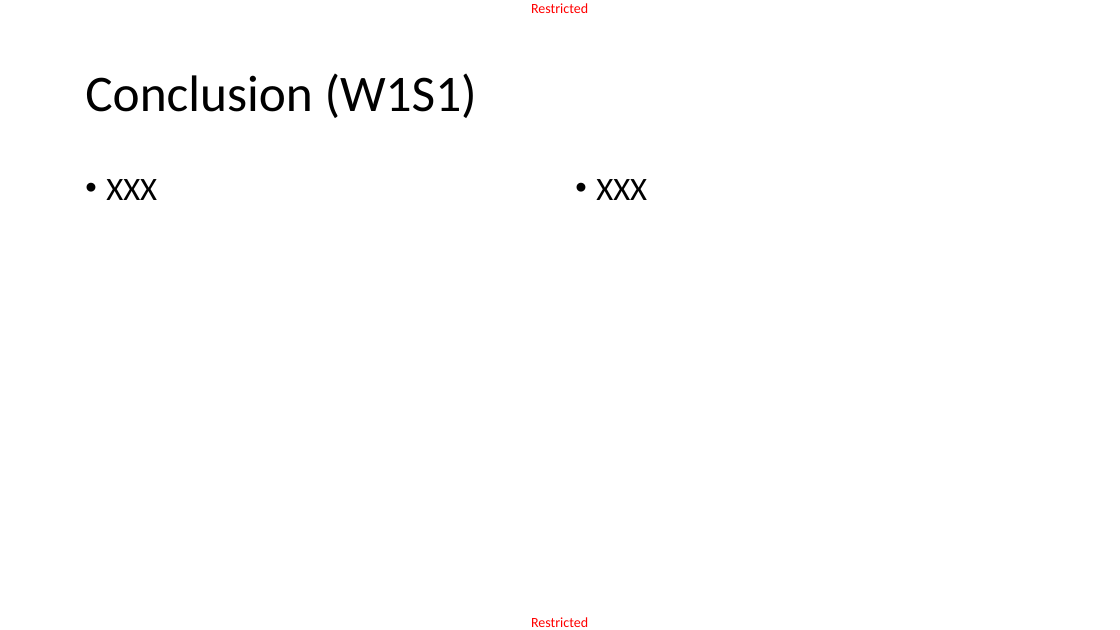
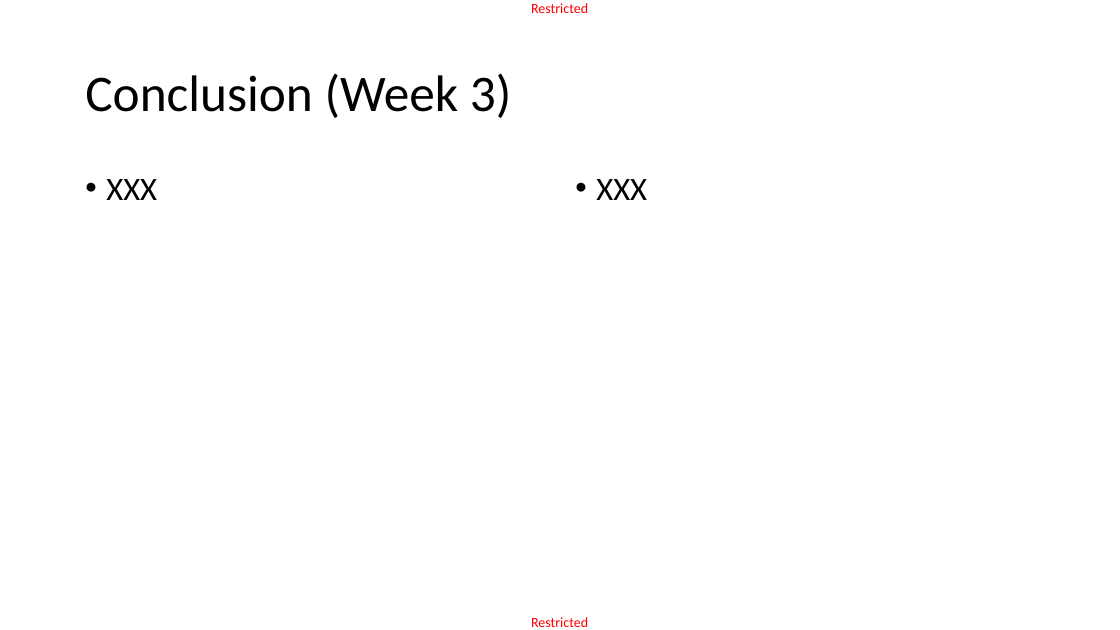
Before and after one commit to matthieudemari/SUTD_DL_50_039, a slide deck: slide 3 of W3/0. All/W3.pptx. Drawn at 1120x630 pixels with LibreOffice and Linux fonts; fonts in the diff are those of the drawing. Boxes give left, top, right and bottom in pixels: in the first picture for what was removed or moved away, otherwise in the second. Text is boxed around its words. In the diff, an @@ line names an element or a change of style, - is before the commit and + after.

Commit message:
Finalized materials for W2S3, created extras folder, revised typos in W1S1 notebook and slides about backprop.

```diff
--- a/W3/0. All/W3.pptx
+++ b/W3/0. All/W3.pptx
@@ title at box(85, 73, 512, 118): text changed @@
-Conclusion (W1S1)
+Conclusion (Week 3)
```
Also in this commit, not shown: 2 other slides changed, 9 other files.
